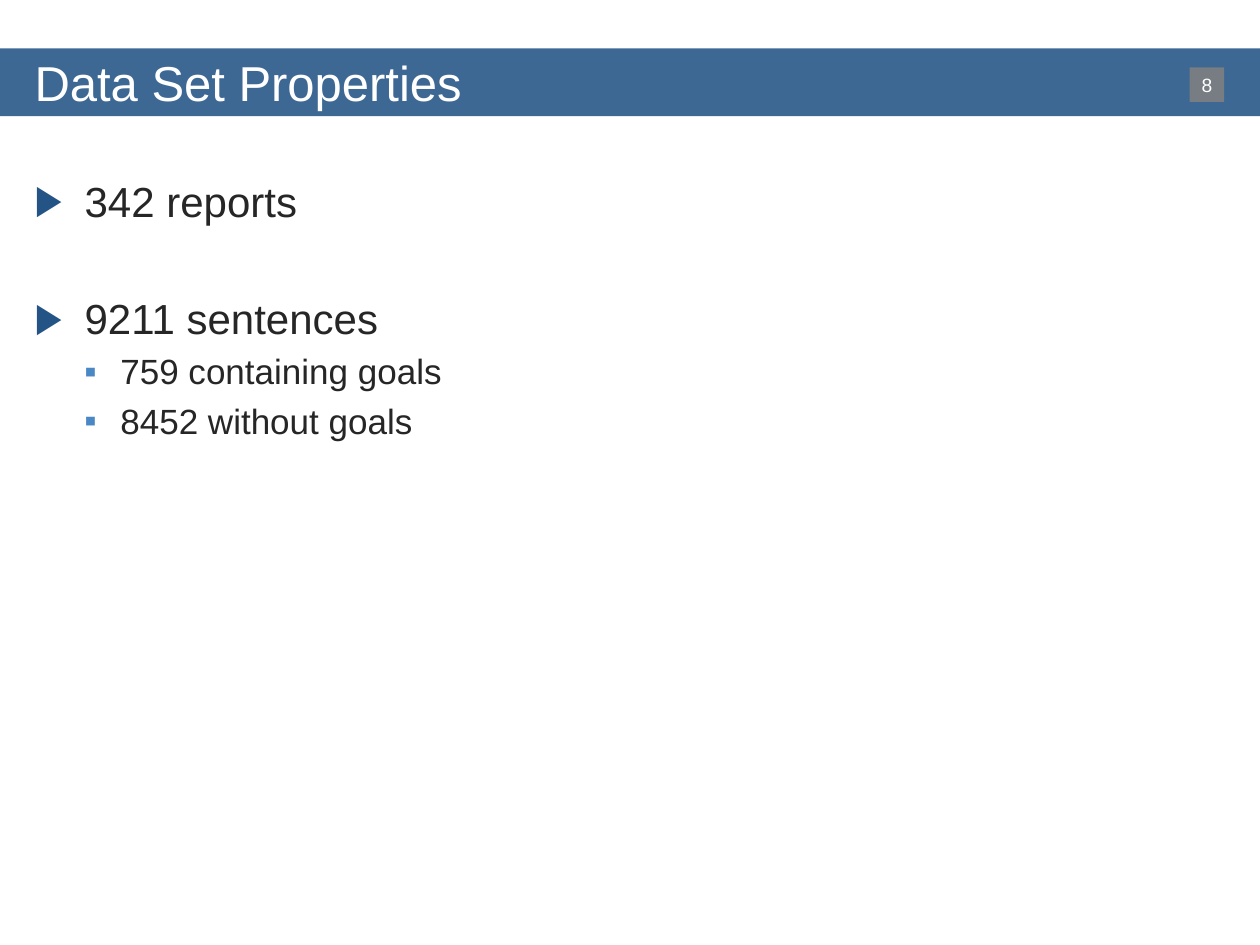
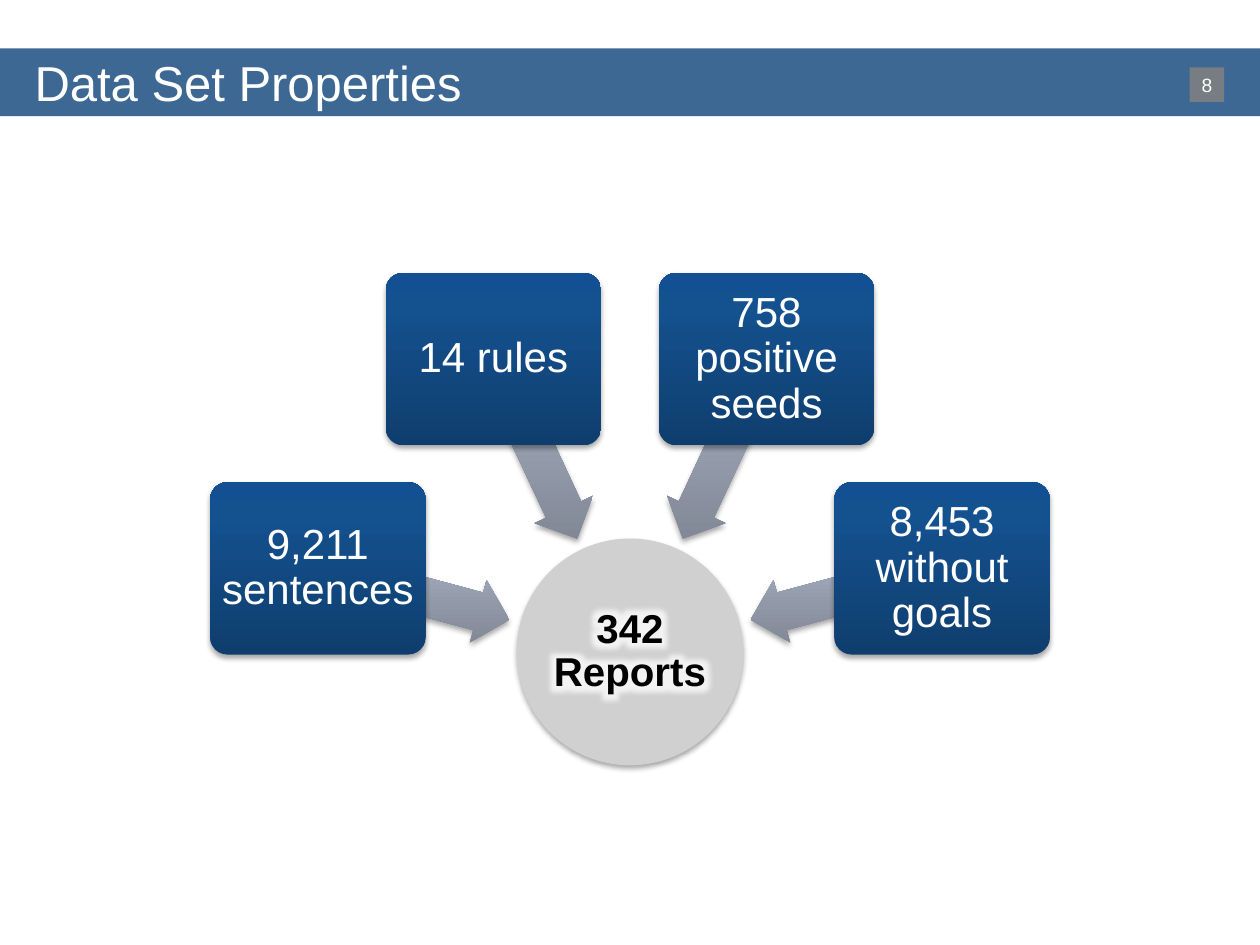
Before and after one commit to bequiet88/WebMining, a slide deck: slide 8 of LaTeX/Presentation/Presentation.pptx. Drawn at 1260x945 pixels with LibreOffice and Linux fonts; fonts in the diff are those of the drawing; grey boxes stand for pictures; background and template pictures are left out. Boxes give left, top, right and bottom in pixels: in the first picture for what was removed or moved away, otherwise in the second. Text is boxed around its words. In the diff, an @@ line names an element or a change of style, - is before the commit and + after.

```diff
--- a/LaTeX/Presentation/Presentation.pptx
+++ b/LaTeX/Presentation/Presentation.pptx
@@ text removed at <box>85,187,442,440</box> @@
-▶ 342 reports
-▶ 9211 sentences
-  ▪ 759 containing goals
-  ▪ 8452 without goals
@@ group added at <box>210,273,1050,765</box>: 5 texts, 4 left arrows, 4 rounded rectangles, 1 picture @@
+342 Reports
+9,211 sentences
+14 rules
+758 positive seeds
+8,453 without goals
```
Also in this commit, not shown: 6 other slides changed, 1 other file.
